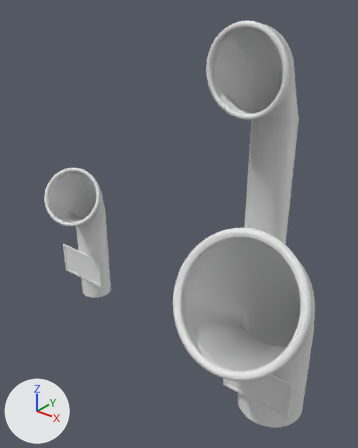
A saved change to the FBX model Assets/Tubes.fbx.
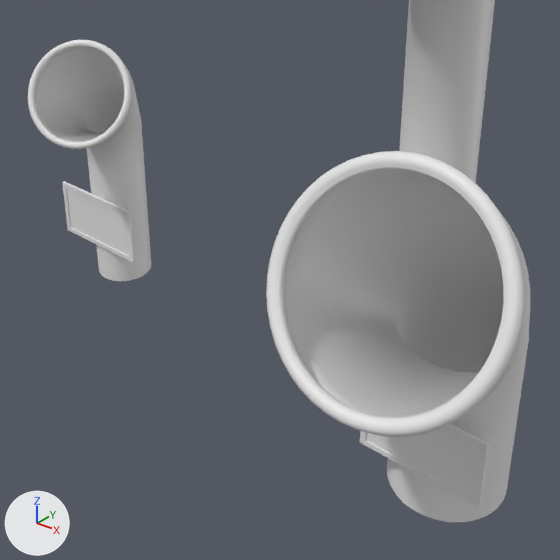
There are two pictures of each version: one whole from a 50 mm camera at (6.01, -6.68, 7.79) aimed at (-0.31, 1.22, 2.89), one close up on the part from 8% to 92% of the width and 33% to 100% of the height. Every picture has the same lights, and +X, +Y and +Z are marked at lower left. Objects named as collision shapes, trigger or cutter boxes, shadow casters or lower levels of detail are left out. Where no turn or scale is listed for an object, it has been applied to the vertices.

Script lines for the objects in view, before the commit:
```python
me_cube = bpy.data.meshes.new('Cube')
me_cube.from_pydata(...)  # 1536 vertices, 1536 faces; spans x -3.58..3.88, y -1.73..1.5, z 0.0..4.36
# faces by material slot: [384, 1152]
me_cube.materials.append(mat_material)  # white #e7e7e7
me_cube.materials.append(mat_material_001)  # white #e7e7e7
me_cube_001 = bpy.data.meshes.new('Cube.001')
me_cube_001.from_pydata(...)  # 32 vertices, 28 faces; spans x -3.91..3.41, y -0.24..0.71, z 0.58..1.4
me_cube_001.materials.append(mat_material)  # white #e7e7e7
me_cube_005 = bpy.data.meshes.new('Cube.005')
me_cube_005.from_pydata(...)  # 768 vertices, 768 faces; spans x -1.07..1.07, y -0.07..2.17, z 0.0..7.07
# faces by material slot: [192, 576]
me_cube_005.materials.append(mat_material)  # white #e7e7e7
me_cube_005.materials.append(mat_material_001)  # white #e7e7e7
ob_cube = bpy.data.objects.new('Cube', me_cube)
ob_cube.location = (0.0, 0.0, 0.0)
ob_cube_001 = bpy.data.objects.new('Cube.001', me_cube_001)
ob_cube_001.location = (0.0, 0.0, 0.0)
ob_cube_002 = bpy.data.objects.new('Cube.002', me_cube_005)
ob_cube_002.location = (0.0, 3.23, 0.0)
```
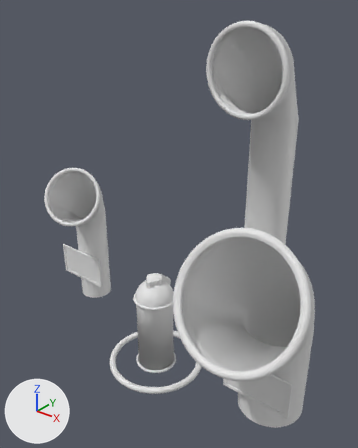
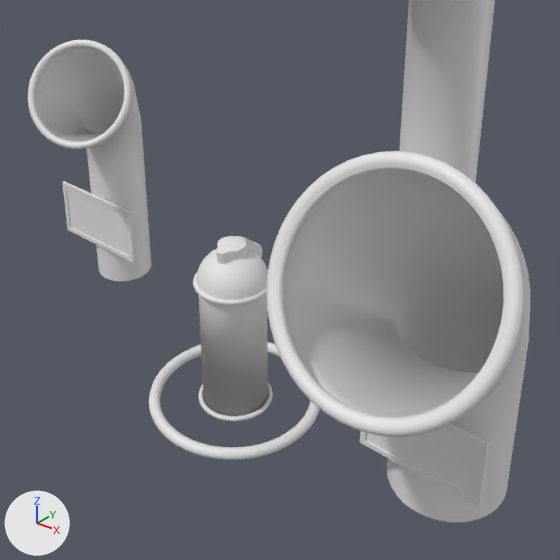
Boxes (x1, y1, x2, y2) around the edits, measured in the close-ups (560 x 560 px):
'Spray', added
    after: (193, 236, 273, 421)
    faces in mat_material (white #e7e7e7): (196, 248, 269, 416)
    faces in mat_material_001 (white #e7e7e7): (193, 236, 273, 421)
'Ring', added
    after: (149, 342, 320, 460)

The change, as a list of edits to the scene's bpy script:
```text
Add me_cube_008:
    me_cube_008.from_pydata(...)  # 1453 vertices, 1498 faces; spans x -0.46..0.46, y -0.46..0.46, z -0.03..2.23
    # faces by material slot: [513, 985]
    me_cube_008.materials.append(mat_material)  # white #e7e7e7
    me_cube_008.materials.append(mat_material_001)  # white #e7e7e7
Add me_cube_007:
    me_cube_007.from_pydata(...)  # a torus around z (ring radius 1.0, tube radius 0.07) spanning x -1.07..1.07, y -1.07..1.07, z -0.07..0.07
    me_cube_007.materials.append(mat_material_001)  # white #e7e7e7
Add ob_spray:
    ob_spray = bpy.data.objects.new('Spray', me_cube_008)
    ob_spray.location = (0.0, 0.0, 0.0)
Add ob_ring:
    ob_ring = bpy.data.objects.new('Ring', me_cube_007)
    ob_ring.location = (0.0, 0.0, 0.0)
```
